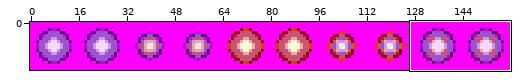
Sprite sheet -- res/projectiles/mechBullet.png. The first picture is a wide view before the edit; the outline marks the close-up.
Close-up. Before the edit:
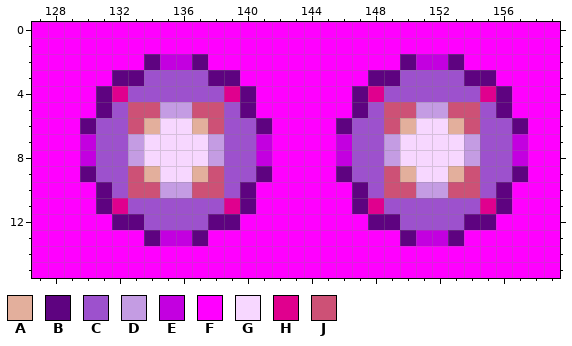
The file is 160x16 pixels. Shown: x 127..159, y 0..15. The commit also changed other parts of the picture, which this record leaves out.
Palette (. is transparent): A #e3af9c  B #5e0380  C #9d51cd  D #c49ce3  E #c300e0  F #ff00ff  G #f7d7ff  H #e0008e  J #cd5176
Pixels before, first column x 127:
 0 FFFFFFFFFFFFFFFFFFFFFFFFFFFFFFFFF
 1 FFFFFFFFFFFFFFFFFFFFFFFFFFFFFFFFF
 2 FFFFFFFBEEBFFFFFFFFFFFFBEEBFFFFFF
 3 FFFFFBBCCCCBBFFFFFFFFBBCCCCBBFFFF
 4 FFFFBHCCCCCCHBFFFFFFBHCCCCCCHBFFF
 5 FFFFBCJJDDJJCBFFFFFFBCJJDDJJCBFFF
 6 FFFBCCJAGGAJCCBFFFFBCCJAGGAJCCBFF
 7 FFFECCDGGGGDCCEFFFFECCDGGGGDCCEFF
 8 FFFECCDGGGGDCCEFFFFECCDGGGGDCCEFF
 9 FFFBCCJAGGAJCCBFFFFBCCJAGGAJCCBFF
10 FFFFBCJJDDJJCBFFFFFFBCJJDDJJCBFFF
11 FFFFBHCCCCCCHBFFFFFFBHCCCCCCHBFFF
12 FFFFFBBCCCCBBFFFFFFFFBBCCCCBBFFFF
13 FFFFFFFBEEBFFFFFFFFFFFFBEEBFFFFFF
14 FFFFFFFFFFFFFFFFFFFFFFFFFFFFFFFFF
15 FFFFFFFFFFFFFFFFFFFFFFFFFFFFFFFFF
After the commit:
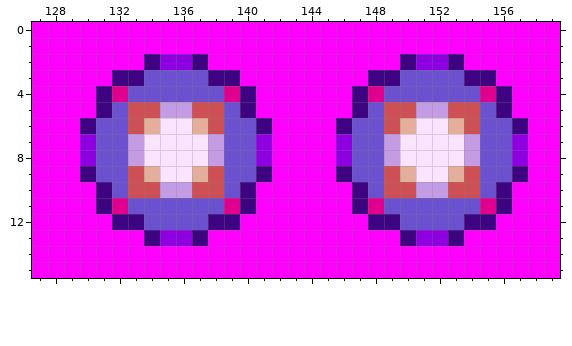
What changed:
colour B: #5e0380 -> #3e0380
colour C: #9d51cd -> #6b51cd
colour E: #c300e0 -> #8e00e0
colour G: #f7d7ff -> #fae4ff
colour J: #cd5176 -> #cd5154
Boxes around the changes in both close-ups, in picture pixels (x1, y1, x2, y2):
changed: (80, 54, 272, 246)
changed: (336, 54, 528, 246)
